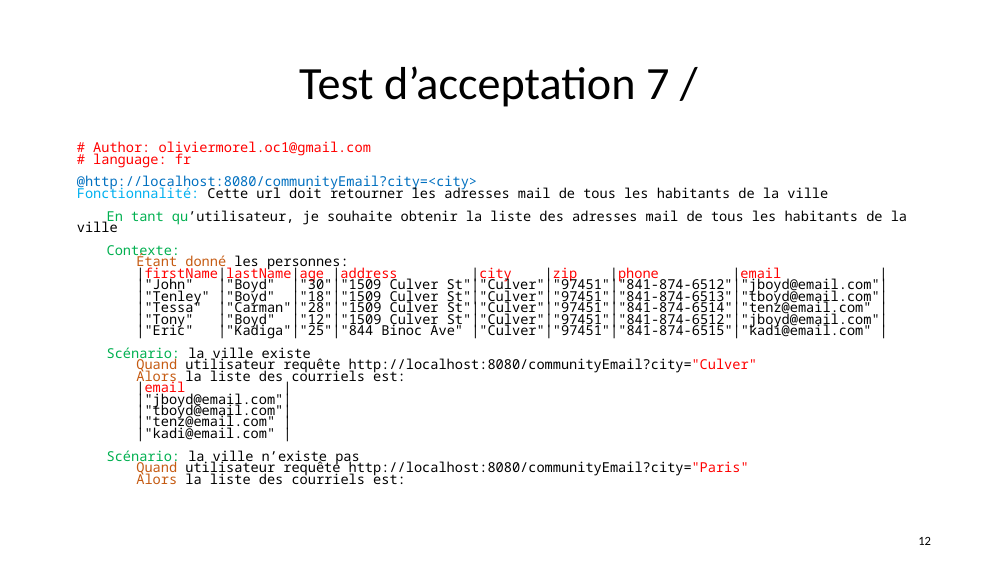
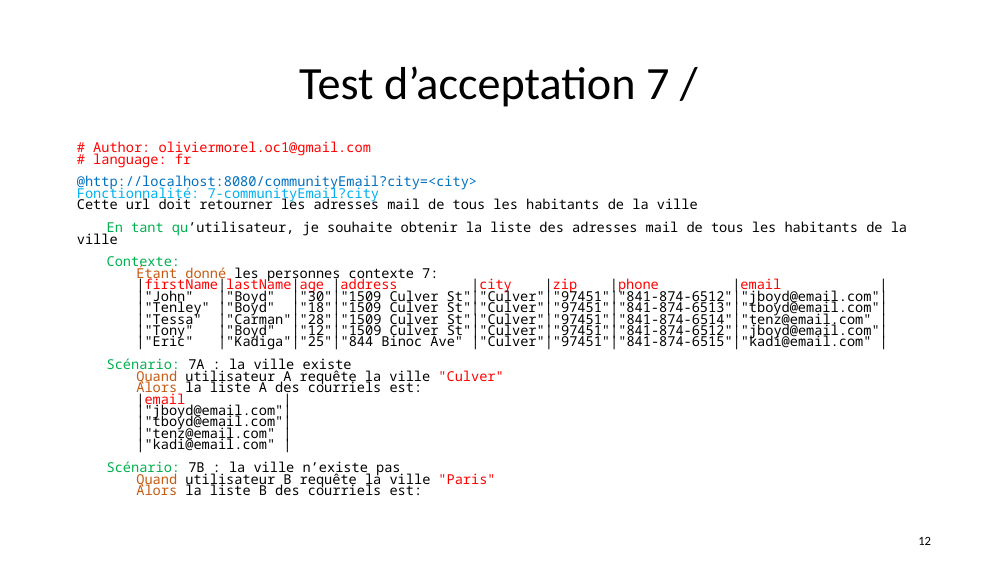
Before and after one commit to andrechico999/https-github.com-emmo78-com.safetynet.alerts, a slide deck: slide 12 of A_Livrables/MOREL_Olivier_4_slides_062022.pptx. Drawn at 1008x567 pixels with LibreOffice and Linux fonts; fonts in the diff are those of the drawing. Boxes give left, top, right and bottom in pixels: in the first picture for what was removed or moved away, otherwise in the second. Text is boxed around its words. In the diff, an @@ line names an element or a change of style, - is before the commit and + after.

```diff
--- a/A_Livrables/MOREL_Olivier_4_slides_062022.pptx
+++ b/A_Livrables/MOREL_Olivier_4_slides_062022.pptx
@@ text at [77,185,698,209]: text changed @@
-Fonctionnalité: Cette url doit retourner les adresses mail de tous les habitants de la ville
+Fonctionnalité: 7-communityEmail?city
+Cette url doit retourner les adresses mail de tous les habitants de la ville
@@ text at [136,265,438,283]: text changed @@
-Étant donné les personnes:
+Étant donné les personnes contexte 7:
@@ text at [107,358,503,397]: text changed @@
-Scénario: la ville existe
-Quand utilisateur requête http://localhost:8080/communityEmail?city="Culver"
-Alors la liste des courriels est:
+Scénario: 7A : la ville existe
+Quand utilisateur A requête la ville "Culver"
+Alors la liste A des courriels est:
@@ text at [107,461,495,495]: text changed @@
-Scénario: la ville n’existe pas
-Quand utilisateur requête http://localhost:8080/communityEmail?city="Paris"
-Alors la liste des courriels est:
+Scénario: 7B : la ville n’existe pas
+Quand utilisateur B requête la ville "Paris"
+Alors la liste B des courriels est:
```
Also in this commit, not shown: 6 other slides changed, 19 other files.
